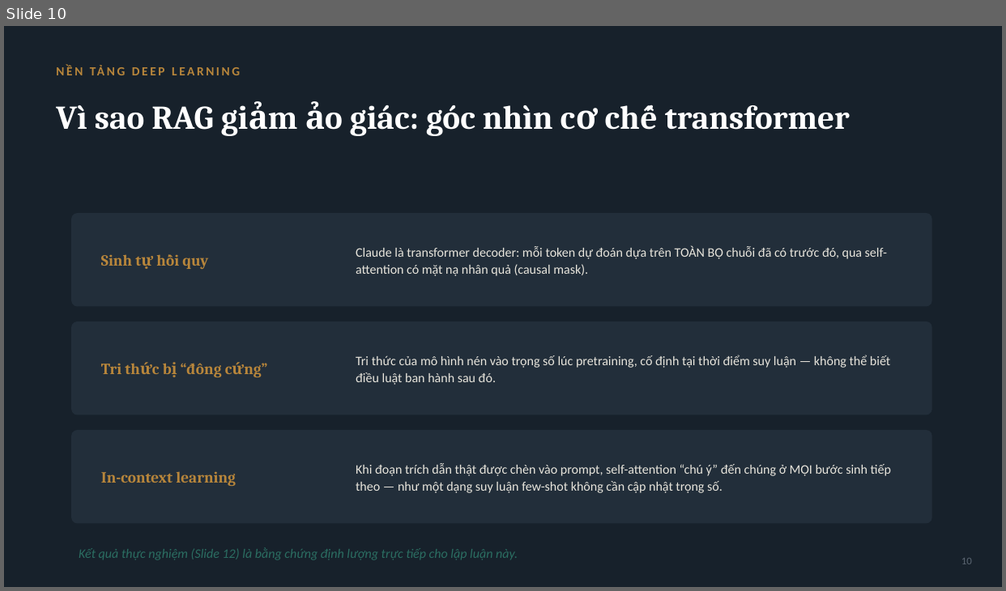
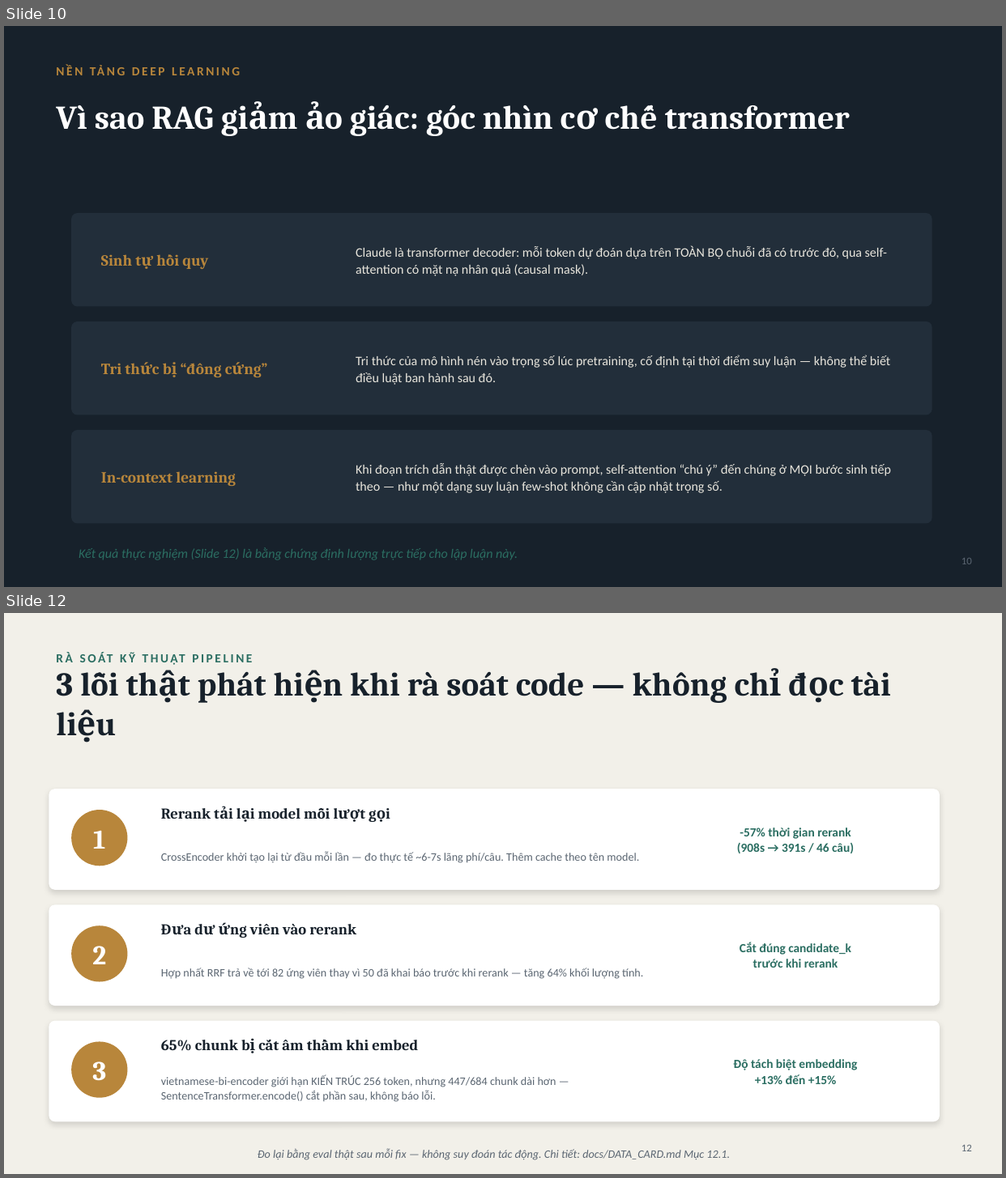
Before and after one commit to dannd/autotender-vn, a slide deck: docs/AutoTender-VN_Slides.pptx. Shown one above the other, each under a label of ours: slide 10 before the commit, slides 10 and 12 after it; the slides between them are not shown. The pictures are 1006x591 and 1006x1178 pixels, drawn with LibreOffice and Linux fonts; fonts in the diff are those of the drawing. Boxes give left, top, right and bottom in pixels: in the first picture for what was removed or moved away, otherwise in the second. Text is boxed around its words. In the diff, an @@ line names an element or a change of style, - is before the commit and + after.

```diff
--- a/docs/AutoTender-VN_Slides.pptx
+++ b/docs/AutoTender-VN_Slides.pptx
@@ slide 12 added at (4, 613, 1002, 1174), background #F2F0E9 @@
@@ text added at (49, 643, 648, 673), 12 pt, text #2B6E62, bold @@
+RÀ SOÁT KỸ THUẬT PIPELINE
@@ text added at (56, 671, 891, 703), 32 pt, text #17212B, bold @@
+3 lỗi thật phát hiện khi rà soát code — không chỉ đọc tài liệu
@@ rounded rectangle added at (49, 789, 940, 890), fill #FFFFFF @@
@@ ellipse added at (71, 810, 127, 866), fill #B8863B @@
@@ text added at (93, 830, 105, 849), 26 pt, text #FFFFFF, bold @@
+1
@@ text added at (161, 808, 330, 819), 14.5 pt, text #17212B, bold @@
+Rerank tải lại model mỗi lượt gọi
@@ text added at (737, 828, 854, 854), 12 pt, text #2B6E62, bold @@
+-57% thời gian rerank
+(908s → 391s / 46 câu)
@@ text added at (161, 851, 639, 863), 11 pt, text #5B6672 @@
+CrossEncoder khởi tạo lại từ đầu mỗi lần — đo thực tế ~6-7s lãng phí/câu. Thêm cache theo tên model.
@@ rounded rectangle added at (49, 905, 940, 1006), fill #FFFFFF @@
@@ ellipse added at (71, 926, 127, 982), fill #B8863B @@
@@ text added at (250, 924, 356, 935), 14.5 pt, text #17212B, bold @@
+Đưa dư ứng viên vào rerank
@@ text added at (92, 946, 106, 965), 26 pt, text #FFFFFF, bold @@
+2
@@ text added at (739, 942, 851, 968), 12 pt, text #2B6E62, bold @@
+Cắt đúng candidate_k
+trước khi rerank
@@ text added at (161, 968, 643, 979), 11 pt, text #5B6672 @@
+Hợp nhất RRF trả về tới 82 ứng viên thay vì 50 đã khai báo trước khi rerank — tăng 64% khối lượng tính.
@@ rounded rectangle added at (49, 1021, 940, 1122), fill #FFFFFF @@
@@ ellipse added at (71, 1042, 127, 1098), fill #B8863B @@
@@ text added at (161, 1040, 418, 1051), 14.5 pt, text #17212B, bold @@
+65% chunk bị cắt âm thầm khi embed
@@ text added at (92, 1062, 106, 1081), 26 pt, text #FFFFFF, bold @@
+3
@@ text added at (733, 1059, 857, 1084), 12 pt, text #2B6E62, bold @@
+Độ tách biệt embedding
++13% đến +15%
@@ text added at (161, 1076, 556, 1102), 11 pt, text #5B6672 @@
+vietnamese-bi-encoder giới hạn KIẾN TRÚC 256 token, nhưng 447/684 chunk dài hơn — SentenceTransformer.encode() cắt phần sau, không báo lỗi.
@@ text added at (961, 1144, 972, 1152), 10 pt, text #5B6672 @@
+12
@@ text added at (258, 1148, 730, 1161), 11 pt, text #5B6672, italic @@
+Đo lại bằng eval thật sau mỗi fix — không suy đoán tác động. Chi tiết: docs/DATA_CARD.md Mục 12.1.
```
Also in this commit, not shown: 5 slides changed, 2 other files.
